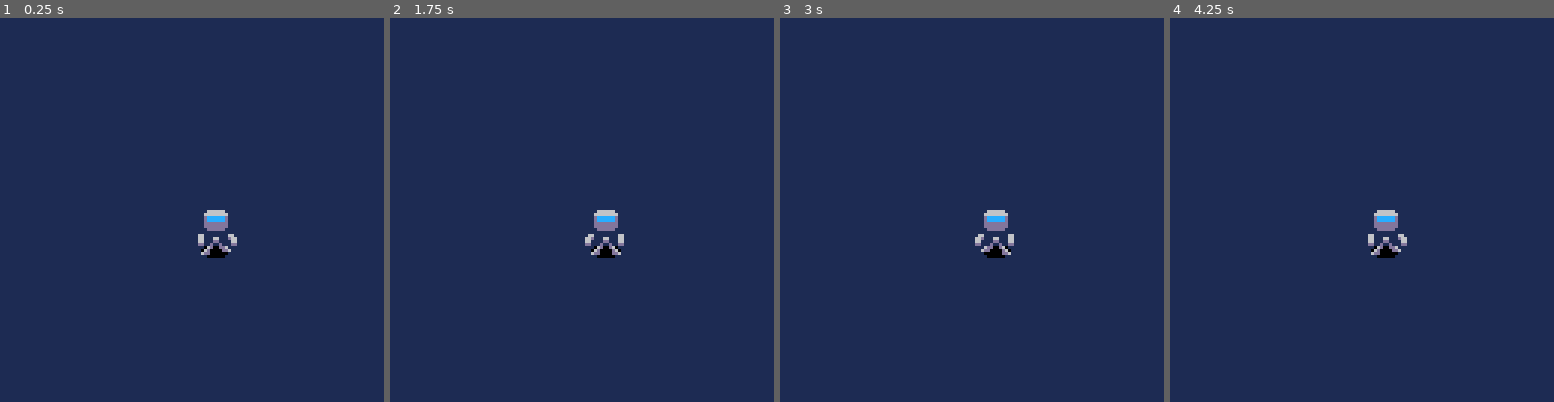
Above: before the commit, frames 1-4 (left to right).
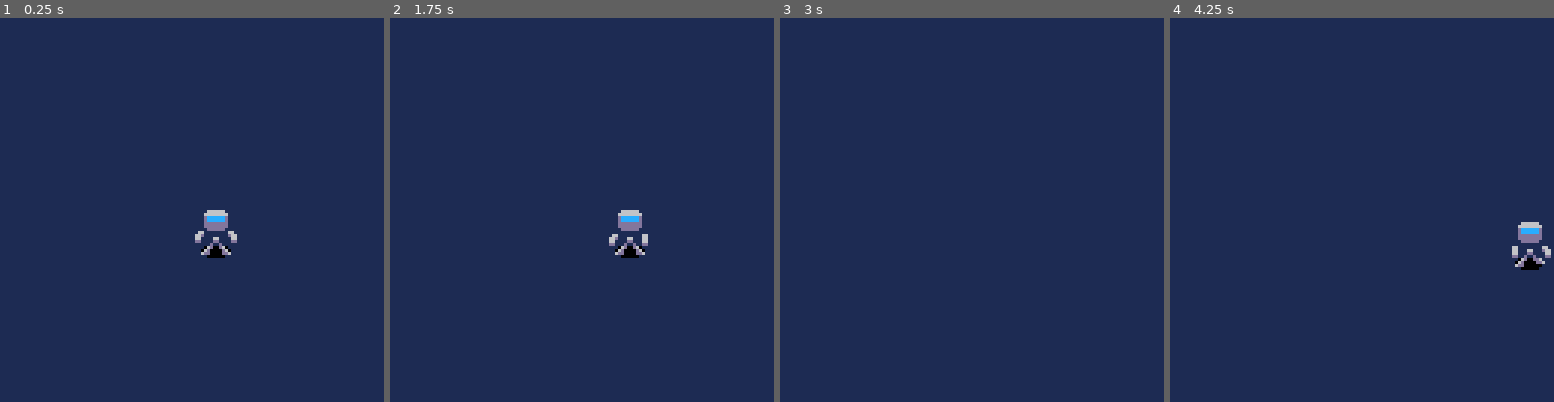
Above: after the commit, the same moments.

Repository: esalavat/pico-ai
Game: PICO-8 cartridge ai.p8
Two runs of this game, one before a commit and one after it. Both use one fixed random seed, a clock stepped at 60 frames per second and the inputs below.
Inputs:
- Up to frame 1 (0.25 s): no input
- Up to frame 2 (1.75 s): hold Right from 1.6 s (still down)
- Up to frame 3 (3 s): release Right at 2.1 s; hold Up 2.15-2.42 s; hold Right from 2.47 s (still down)
- Up to frame 4 (4.25 s): release Right at 3.03 s; hold Left 3.08-3.58 s; hold Down 3.63-3.97 s; hold Right from 4.02 s (still down)

The runs differ from the first frame. In frame 1, 0.2% of the frame differs, in the area x 50-62%, y 55-62%; in frame 2, 1.3%; in frame 3, 0.7%; in frame 4, 1.3%, in the area x 51-100%, y 50-66%.

Commit message:
Added player movement
Added player movement with diagonal normalization and animation switching based on movement.

Diff:
--- a/ai.p8
+++ b/ai.p8
@@ -36,6 +36,7 @@
 	p={
 		x=64,
 		y=64,
+		speed=2,
 		anims={
 			{
 				action="run",
@@ -79,18 +80,64 @@
 end
 
 function pupdate()
+	local dx, dy = 0, 0
+
+	--update direction
+	if btn(⬅️) then dx-=1 end
+	if btn(➡️) then dx+=1 end
+	if btn(⬆️) then dy-=1 end
+	if btn(⬇️) then dy+=1 end
+
+	-- normalize diagonal movement
+	if dx ~= 0 and dy ~= 0 then
+		dx *= 0.7071
+		dy *= 0.7071
+	end
+
+	--apply movement
+	p.x += dx * p.speed
+	p.y += dy * p.speed
+
+	--update moving flag
+	local moving=false
+	if dx~=0 or dy~=0 then
+		moving=true
+	end
+
+	--update state
+	if(moving) then
+		p.c_action="run"
+	else
+	 p.c_action="stand"
+	end
+
+	--reset time if we're switching animations
+	if p.p_action~=p.c_action then
+		p.c_time=0
+	end
+
+	--update sprite frame
 	local anim=find(p.anims,"action",p.c_action)
 	if p.c_time%anim.speed==0 then
 		p.c_frame=(p.c_frame%#anim.frames)+1
 		p.c_time=0
 	end
+
 	p.c_time+=1
+	p.p_action=p.c_action --save previous action
+
 	return true
 end
 
 function pdraw()
+	printh("c_action: "..p.c_action)
+	printh("c_frame: "..p.c_frame)
+
 	local anim=find(p.anims,"action",p.c_action)
 	local frame=anim.frames[p.c_frame]
+
+	printh(frame.f.." "..anim.action)
+
 	palt(0, false)  -- ensure color 0 is transparent (default behavior)
 	palt(11, true)
 	spr(frame.f,p.x,p.y,2,2,frame.fl,false,5)
